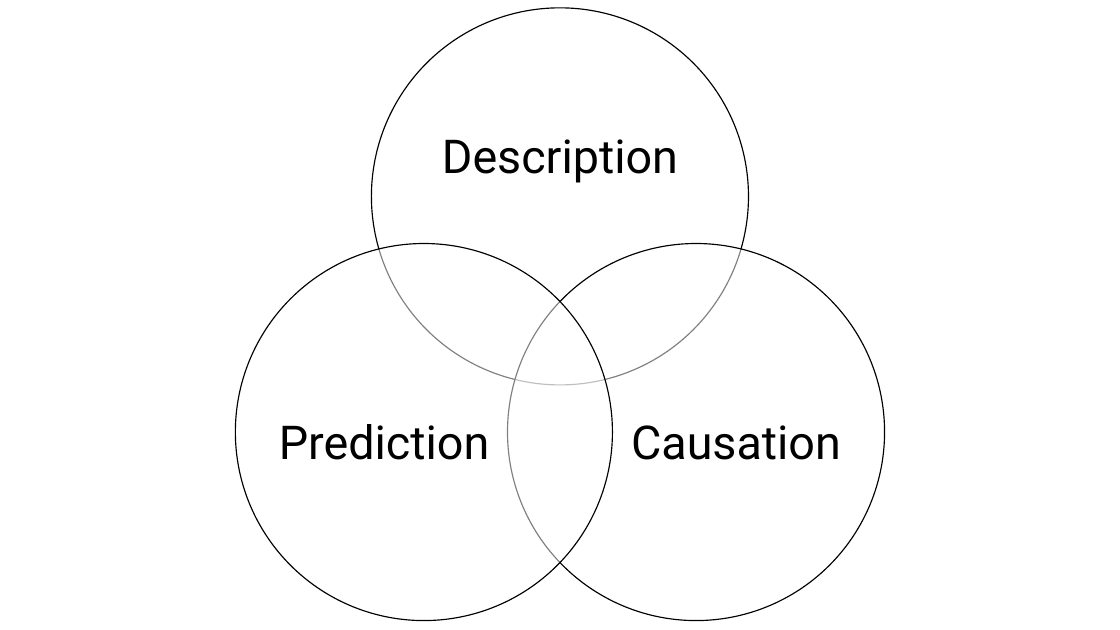
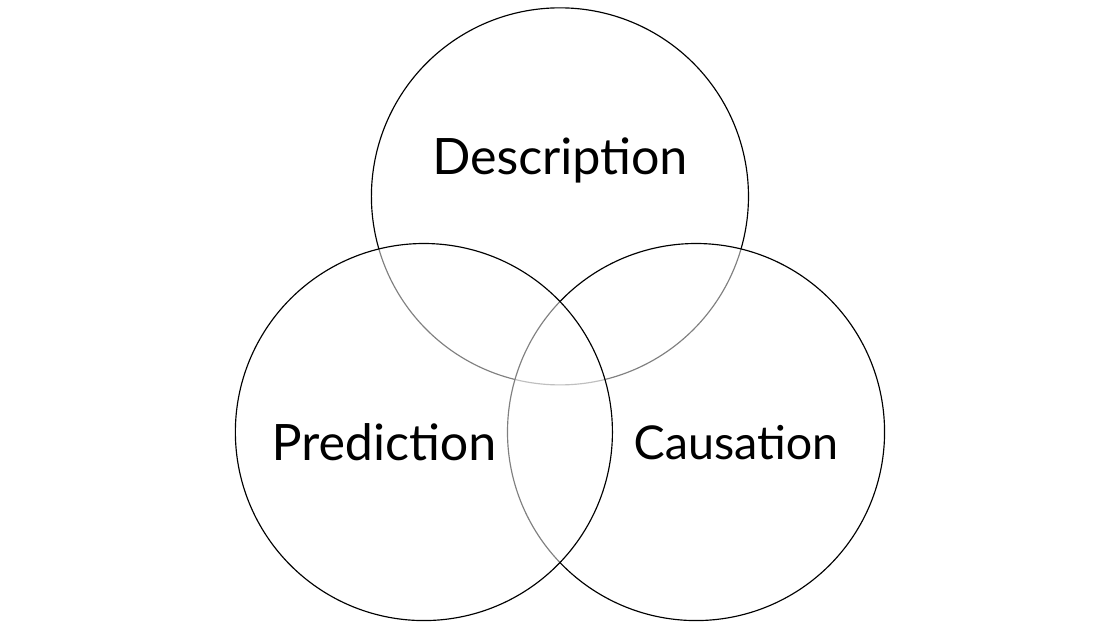
Before and after one commit to brad-cannell/epi_3_public, a slide deck: slide 10 of modules/03 Measures of Occurrence/measures_of_event occurance.pptx. Drawn at 1120x630 pixels with LibreOffice and Linux fonts; fonts in the diff are those of the drawing. Boxes give left, top, right and bottom in pixels: in the first picture for what was removed or moved away, otherwise in the second. Text is boxed around its words. In the diff, an @@ line names an element or a change of style, - is before the commit and + after.

Commit message:
Change font from Univers to Avenir
In the measures of occurrence powerpoint

```diff
--- a/modules/03 Measures of Occurrence/measures_of_event occurance.pptx
+++ b/modules/03 Measures of Occurrence/measures_of_event occurance.pptx
@@ text "Description" at [432,137,687,183]: size 40 to 43 pt, font Roboto to Lato; more space between paragraphs @@
@@ text "Prediction" at [272,423,497,461]: size 40 to 43 pt, font Roboto to Lato; more space between paragraphs @@
@@ text "Causation" at [634,425,838,460]: font Roboto to Lato @@
```
Also in this commit, not shown: 77 other slides changed, 1 slide removed.
